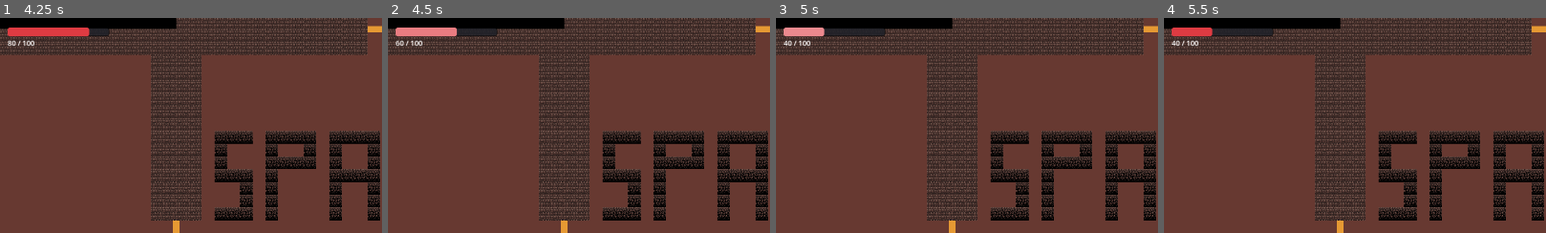
Above: before the commit, frames 1-4 (left to right).
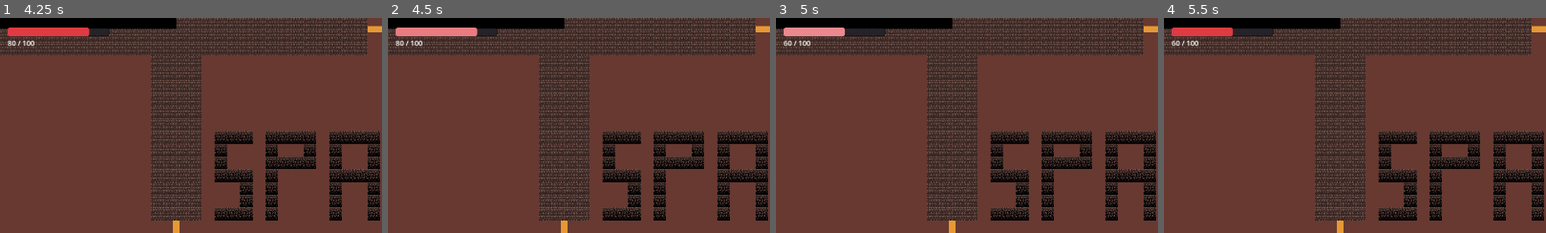
Above: after the commit, the same moments.

Repository: NoahGagnier/game
Game: Godot game, scene res://game.tscn
Two runs of this game, one before a commit and one after it. Both use one fixed random seed, a clock stepped at 60 frames per second and the inputs below.
Inputs (mouse positions are % of the whole screen's width and height, from its top left):
- Up to frame 1 (4.25 s): move the mouse to (72, 45) at 0.52 s; hold D (move_right) 0.53-1.28 s; hold E (interact) 0.53-1.28 s; click (72, 45) at 0.67 s; move the mouse to (30, 55) at 1.27 s; hold S (move_down) 1.28-2.03 s; click (30, 55) at 1.35 s; tap E (interact) at 1.55, 2.85, 3.8 s; move the mouse to (60, 28) at 2.02 s; hold D (move_right) 2.03-2.78 s; hold E (interact) 2.03-2.78 s; move the mouse to (45, 70) at 2.77 s; hold W (move_up) 2.78-3.53 s; click (45, 70) at 2.92 s; move the mouse to (80, 65) at 3.52 s; press the mouse at (80, 65) at 3.53 s; hold A (move_left) from 3.53 s (still down)
- Up to frame 2 (4.5 s): keep holding A (move_left); tap E (interact) at 4.25, 4.35 s; move the mouse to (20, 35) at 4.27 s; release the mouse at (20, 35) at 4.28 s
- Up to frame 3 (5 s): keep holding A (move_left)
- Up to frame 4 (5.5 s): move the mouse to (55, 50) at 5.02 s; release A (move_left) at 5.03 s; hold S (move_down) from 5.03 s (still down); hold E (interact) from 5.03 s (still down); click (55, 50) at 5.17 s
The pictures show only the part of the screen within x 0-50%, y 0-50%; the shares and areas given below are measured in that part.

Frame 1 is identical in both runs. In frame 2, 0.2% of the frame differs, in the area x 2-24%, y 4-13%; in frame 3, 0.2%, in the area x 2-18%, y 4-13%; in frame 4, 0.2%.

Commit message:
chest spawns hearts - no assett yet

Diff:
--- a/chest.gd
+++ b/chest.gd
@@ -3,8 +3,9 @@
 
 signal opened(chest: Chest)
 
-@export var contents: Array[PackedScene] = []
-@export var content_spawn_spread: float = 16.0
+@export var loot_pool: Array[LootEntry] = []
+@export var drops_on_open: int = 1
+@export var drop_spread: float = 28.0
 
 var is_open: bool = false
 var _player_in_range: bool = false
@@ -29,26 +30,46 @@
 	_player_in_range = false
 	_prompt.visible = false
 	_play_animation("open")
-	_spawn_contents()
+	_drop_loot()
 	opened.emit(self)
 
-func _spawn_contents() -> void:
+# Rolls the weighted loot_pool `drops_on_open` times (with replacement) and
+# spawns each chosen item as a sibling of the chest, popped out in a small
+# ring so drops don't stack on top of each other.
+func _drop_loot() -> void:
 	var parent := get_parent()
-	if parent == null:
+	if parent == null or drops_on_open <= 0:
 		return
-	var count := contents.size()
-	for i in range(count):
-		var scene := contents[i]
-		if scene == null:
+
+	var base_angle := randf() * TAU
+	for i in range(drops_on_open):
+		var entry := _pick_weighted_entry()
+		if entry == null or entry.scene == null:
 			continue
-		var item := scene.instantiate() as Node2D
+		var item := entry.scene.instantiate() as Node2D
 		if item == null:
 			continue
 		parent.add_child(item)
-		# Fan the items out so they don't stack on top of each other.
-		var angle := TAU * float(i) / float(max(count, 1))
-		var offset := Vector2.RIGHT.rotated(angle) * content_spawn_spread
+		var angle := base_angle + TAU * float(i) / float(drops_on_open)
+		var offset := Vector2.RIGHT.rotated(angle) * drop_spread
 		item.global_position = global_position + offset
+
+func _pick_weighted_entry() -> LootEntry:
+	var total := 0.0
+	for e in loot_pool:
+		if e != null and e.weight > 0.0:
+			total += e.weight
+	if total <= 0.0:
+		return null
+	var roll := randf() * total
+	var acc := 0.0
+	for e in loot_pool:
+		if e == null or e.weight <= 0.0:
+			continue
+		acc += e.weight
+		if roll <= acc:
+			return e
+	return null
 
 func _play_animation(anim: String) -> void:
 	if _sprite.sprite_frames == null:
--- a/chest.tscn
+++ b/chest.tscn
@@ -2,6 +2,8 @@
 
 [ext_resource type="Script" uid="uid://bx3wnjkqkmru3" path="res://chest.gd" id="1_chest"]
 [ext_resource type="Texture2D" uid="uid://b61q5gni2pw3o" path="res://15_Ready_to_use_Treasure_Chests_Spritesheet.png" id="2_8uwsg"]
+[ext_resource type="Script" path="res://loot_entry.gd" id="3_loot_entry"]
+[ext_resource type="PackedScene" path="res://heart_pickup.tscn" id="4_heart"]
 
 [sub_resource type="AtlasTexture" id="AtlasTexture_bp1or"]
 atlas = ExtResource("2_8uwsg")
@@ -169,8 +171,14 @@
 [sub_resource type="CircleShape2D" id="CircleShape2D_interact"]
 radius = 64.0
 
+[sub_resource type="Resource" id="LootEntry_heart"]
+script = ExtResource("3_loot_entry")
+scene = ExtResource("4_heart")
+weight = 1.0
+
 [node name="Chest" type="StaticBody2D" unique_id=2058236937]
 script = ExtResource("1_chest")
+loot_pool = Array[Resource]([SubResource("LootEntry_heart")])
 
 [node name="AnimatedSprite2D" type="AnimatedSprite2D" parent="." unique_id=1930799736]
 position = Vector2(0, -14)
--- /dev/null
+++ b/heart_pickup.gd
@@ -0,0 +1,7 @@
+class_name HeartPickup
+extends Pickup
+
+@export var heal_amount: float = 50.0
+
+func apply(player: Player) -> void:
+	player.heal(heal_amount)
--- /dev/null
+++ b/heart_pickup.tscn
@@ -0,0 +1,28 @@
+[gd_scene format=3 uid="uid://dfjgd8ob4ae8c"]
+
+[ext_resource type="Script" path="res://heart_pickup.gd" id="1_heart"]
+[ext_resource type="Texture2D" path="res://icon.png" id="2_icon"]
+
+[sub_resource type="SpriteFrames" id="SpriteFrames_heart"]
+animations = [{
+"frames": [{"duration": 1.0, "texture": ExtResource("2_icon")}],
+"loop": true,
+"name": &"default",
+"speed": 5.0
+}]
+
+[sub_resource type="CircleShape2D" id="CircleShape2D_heart"]
+radius = 16.0
+
+[node name="HeartPickup" type="Area2D"]
+collision_layer = 0
+collision_mask = 1
+script = ExtResource("1_heart")
+
+[node name="AnimatedSprite2D" type="AnimatedSprite2D" parent="."]
+scale = Vector2(0.25, 0.25)
+sprite_frames = SubResource("SpriteFrames_heart")
+animation = &"default"
+
+[node name="CollisionShape2D" type="CollisionShape2D" parent="."]
+shape = SubResource("CircleShape2D_heart")
--- /dev/null
+++ b/loot_entry.gd
@@ -0,0 +1,5 @@
+class_name LootEntry
+extends Resource
+
+@export var scene: PackedScene
+@export var weight: float = 1.0
--- /dev/null
+++ b/pickup.gd
@@ -0,0 +1,17 @@
+class_name Pickup
+extends Area2D
+
+signal picked_up(pickup: Pickup)
+
+func _ready() -> void:
+	body_entered.connect(_on_body_entered)
+
+func _on_body_entered(body: Node2D) -> void:
+	if body is Player:
+		apply(body)
+		picked_up.emit(self)
+		queue_free()
+
+# Override in subclasses to define the pickup's effect.
+func apply(_player: Player) -> void:
+	pass
--- a/player.gd
+++ b/player.gd
@@ -85,6 +85,11 @@
 	if aim_direction != Vector2.ZERO:
 		_update_facing(aim_direction)
 	_enter_state(State.ATTACK)
+
+func heal(amount: float) -> void:
+	if _state == State.DEAD or amount <= 0.0:
+		return
+	_set_health(health + amount)
 
 # --- Internals ---------------------------------------------------------------
 
Not shown, added: heart_pickup.gd.uid
Not shown, added: loot_entry.gd.uid
Not shown, added: pickup.gd.uid
